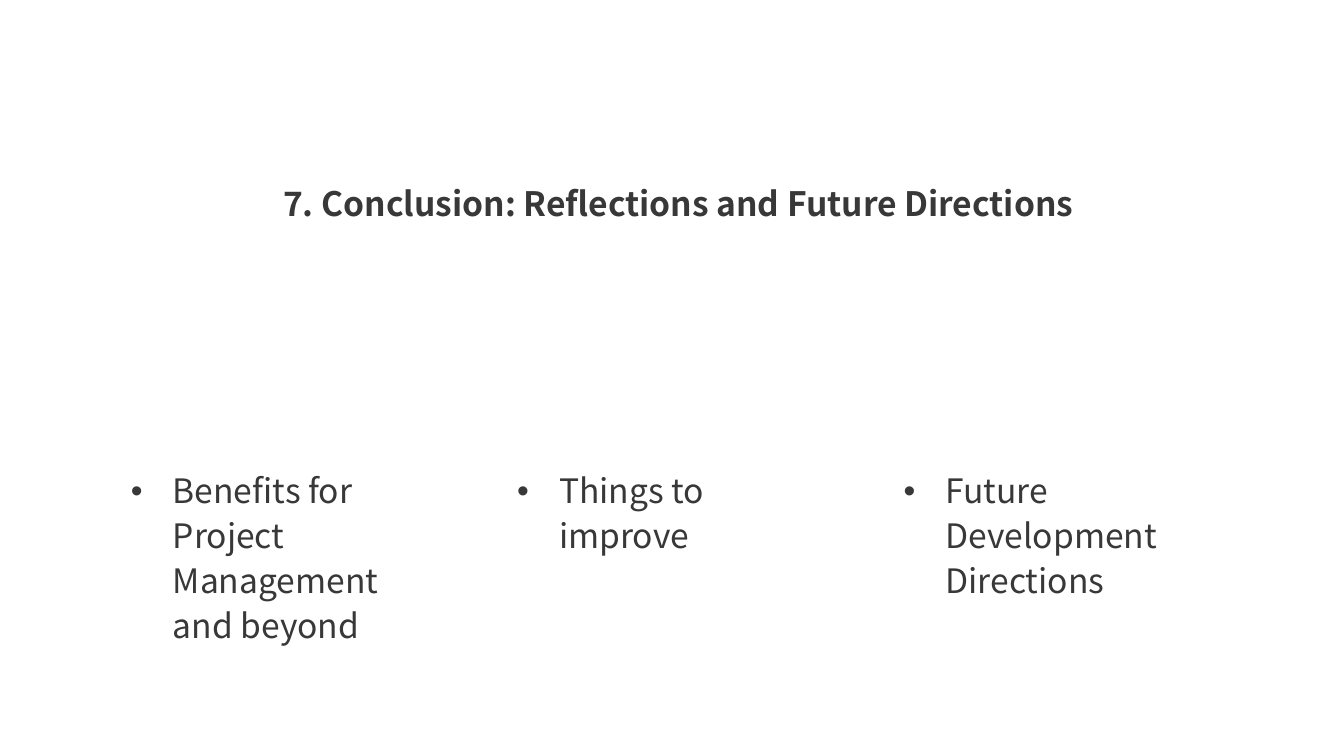
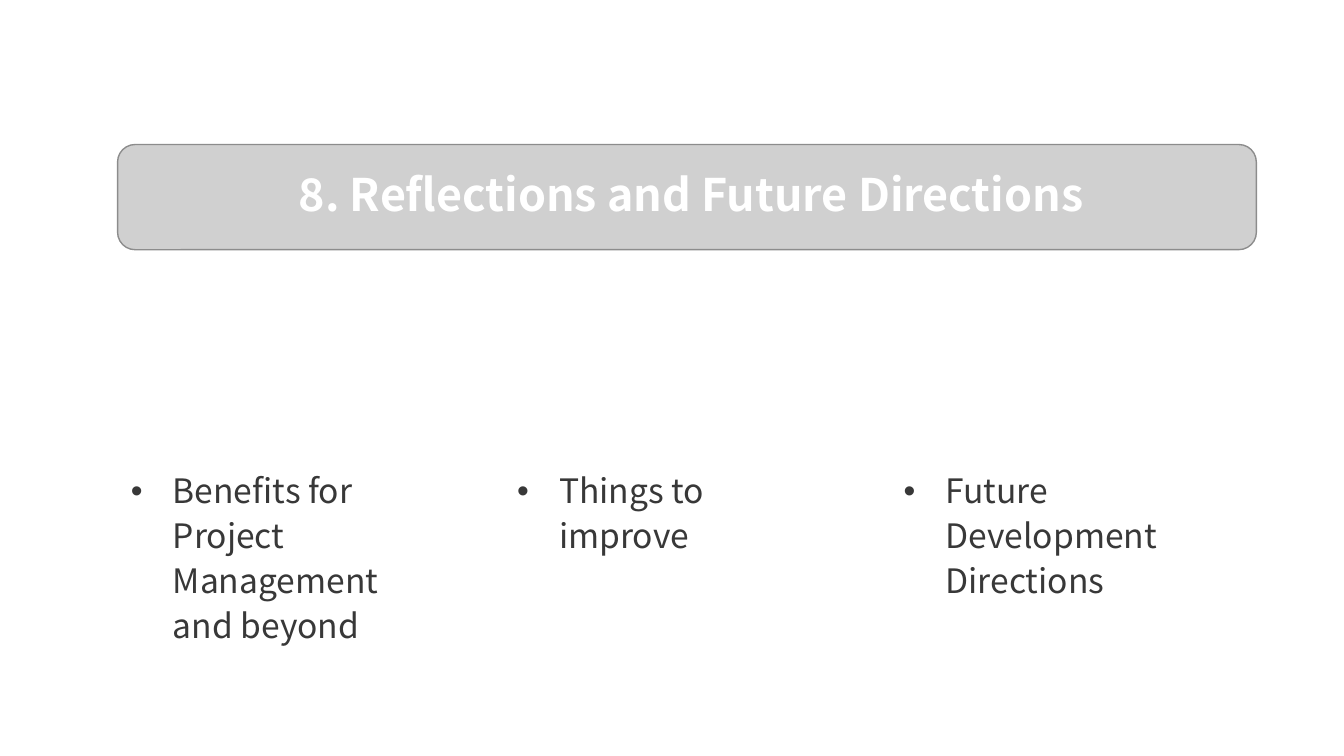
Before and after one commit to z-q-ying/CS-5002-Project, a slide deck: slide 13 of CS_5002_FinalProject_Slides_QiuyingZhou_ZhiweiZhou.pptx (slide 17 before the commit). Drawn at 1344x756 pixels with LibreOffice and Linux fonts; fonts in the diff are those of the drawing; grey boxes stand for pictures; background and template pictures are left out. Boxes give left, top, right and bottom in pixels: in the first picture for what was removed or moved away, otherwise in the second. Text is boxed around its words. In the diff, an @@ line names an element or a change of style, - is before the commit and + after.

```diff
--- a/CS_5002_FinalProject_Slides_QiuyingZhou_ZhiweiZhou.pptx
+++ b/CS_5002_FinalProject_Slides_QiuyingZhou_ZhiweiZhou.pptx
@@ picture added at box(118, 145, 1257, 250) @@
@@ text at box(299, 175, 1083, 211): text changed; size 18 to 24 pt; text colour #383838 to #FFFFFF @@
-7. Conclusion: Reflections and Future Directions
+8. Reflections and Future Directions
```
Also in this commit, not shown: 8 other slides changed, 3 slides added, 8 slides removed, 1 other file.
